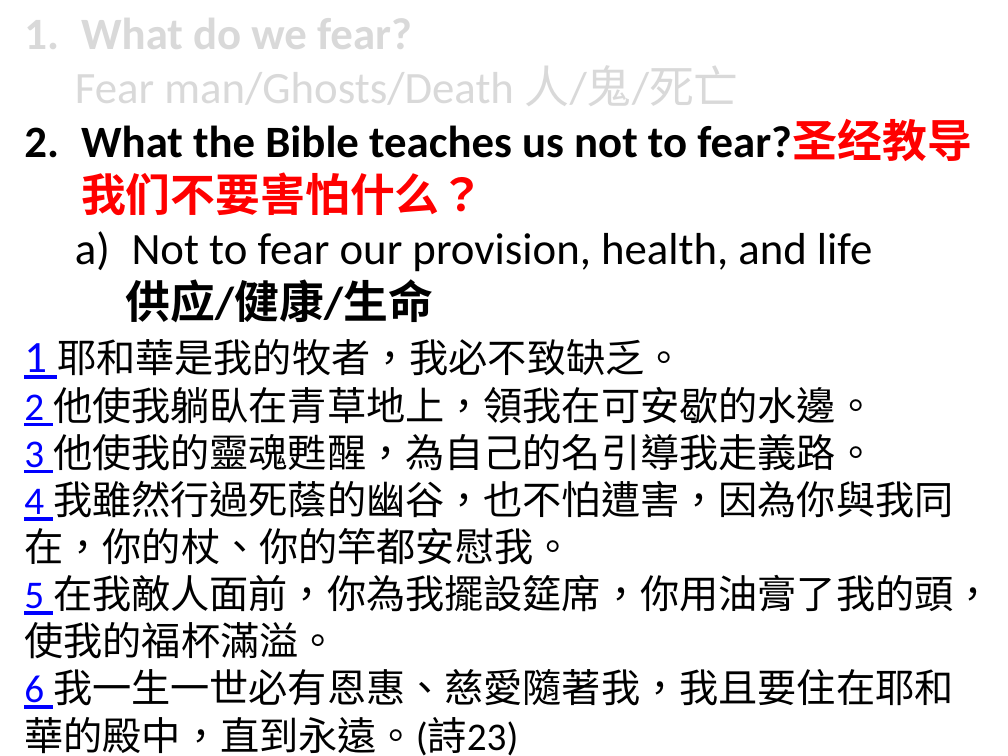
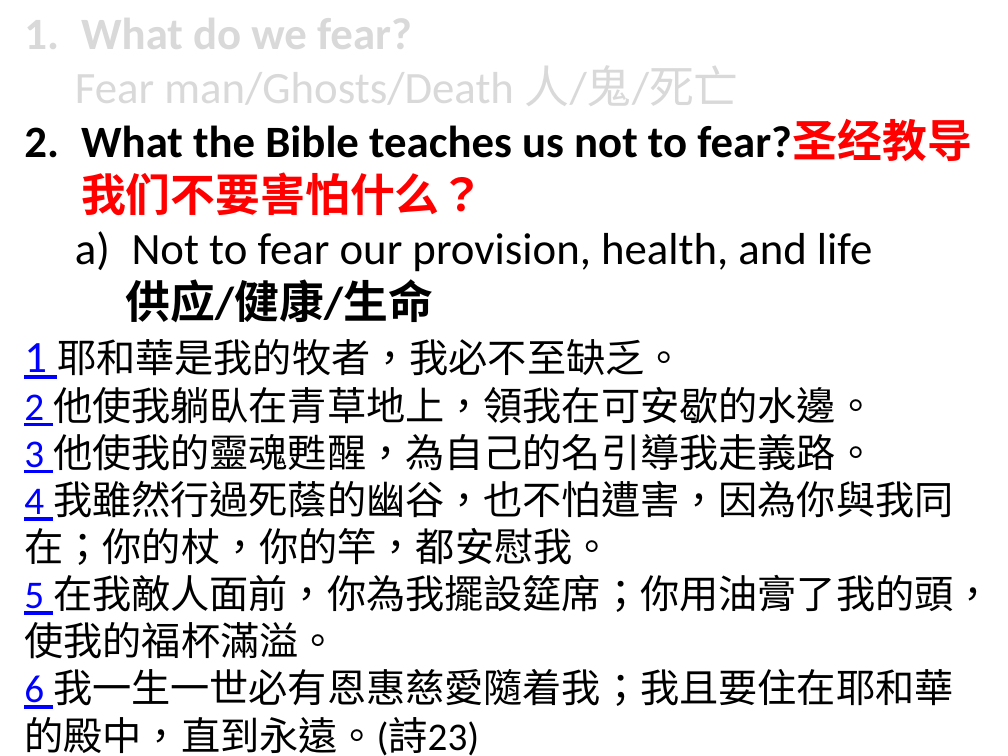
Before and after one commit to sauchilee/sauchilee.github.io, a slide deck: slide 6 of preaching/敬畏神.pptx. Drawn at 1008x756 pixels with LibreOffice and Linux fonts; fonts in the diff are those of the drawing. Boxes give left, top, right and bottom in pixels: in the first picture for what was removed or moved away, otherwise in the second. Text is boxed around its words. In the diff, an @@ line names an element or a change of style, - is before the commit and + after.

```diff
--- a/preaching/敬畏神.pptx
+++ b/preaching/敬畏神.pptx
@@ text at (24, 339, 683, 379): text changed @@
-1 耶和華是我的牧者，我必不致缺乏。
+1 耶和華是我的牧者，我必不至缺乏。
@@ text at (24, 481, 993, 756): text changed @@
-4 我雖然行過死蔭的幽谷，也不怕遭害，因為你與我同在，你的杖、你的竿都安慰我。
-5 在我敵人面前，你為我擺設筵席，你用油膏了我的頭，使我的福杯滿溢。
-6 我一生一世必有恩惠、慈愛隨著我，我且要住在耶和華的殿中，直到永遠。(詩23)
+4 我雖然行過死蔭的幽谷，也不怕遭害，因為你與我同在；你的杖，你的竿，都安慰我。
+5 在我敵人面前，你為我擺設筵席；你用油膏了我的頭，使我的福杯滿溢。
+6 我一生一世必有恩惠慈愛隨着我；我且要住在耶和華的殿中，直到永遠。(詩23)
```
Also in this commit, not shown: 10 other slides changed, 15 other files.
